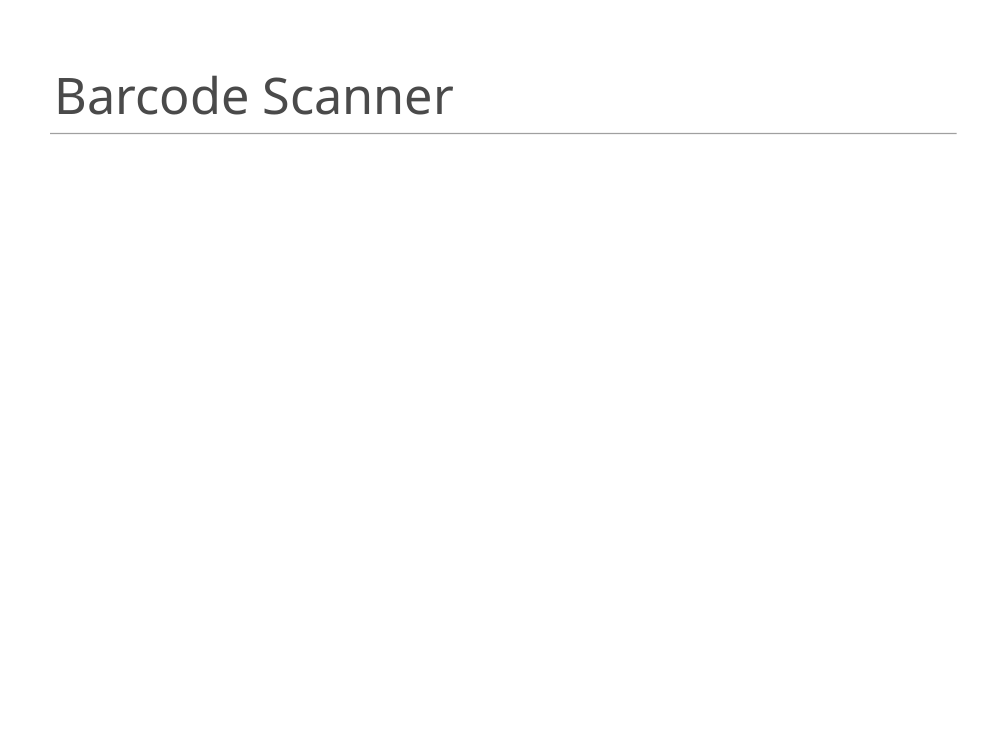
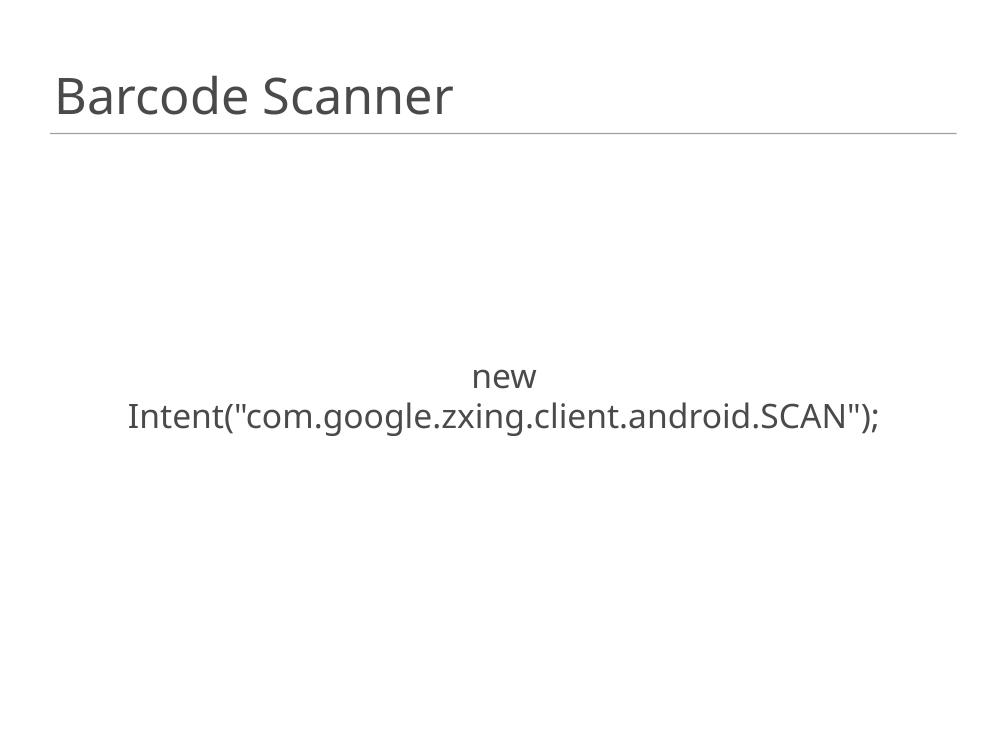
Before and after one commit to FredrikL/ActivitesAndIntentPresentation, a slide deck: slide 7 of Whats the intent with activites.pptx. Drawn at 1008x756 pixels with LibreOffice and Linux fonts; fonts in the diff are those of the drawing; background and template pictures are left out. Boxes give left, top, right and bottom in pixels: in the first picture for what was removed or moved away, otherwise in the second. Text is boxed around its words. In the diff, an @@ line names an element or a change of style, - is before the commit and + after.

```diff
--- a/Whats the intent with activites.pptx
+++ b/Whats the intent with activites.pptx
@@ text added at bbox=[128, 369, 880, 436], 24 pt, text #4A4A4A @@
+new Intent("com.google.zxing.client.android.SCAN");
```
Also in this commit, not shown: 2 other slides changed.
